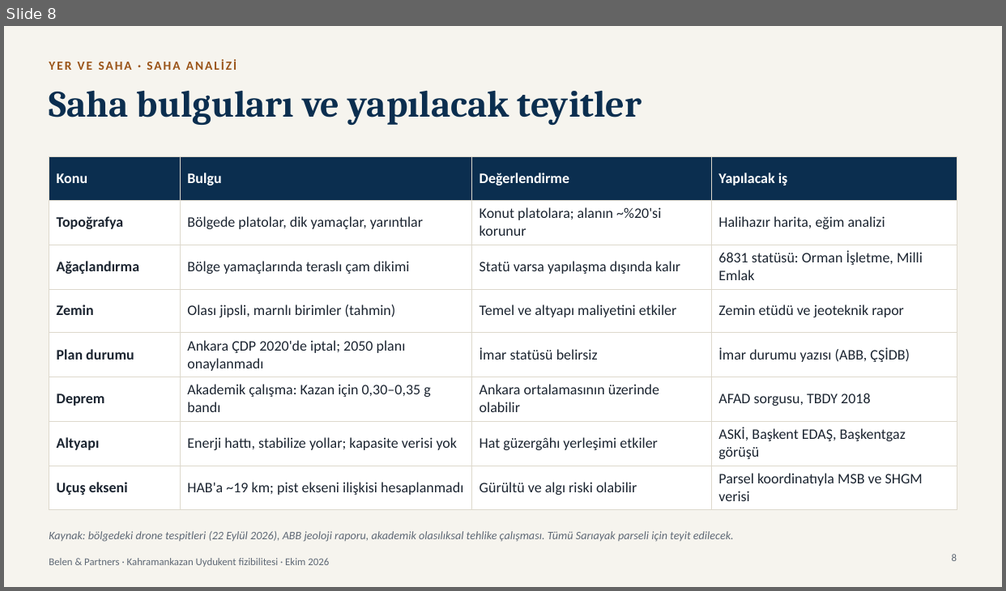
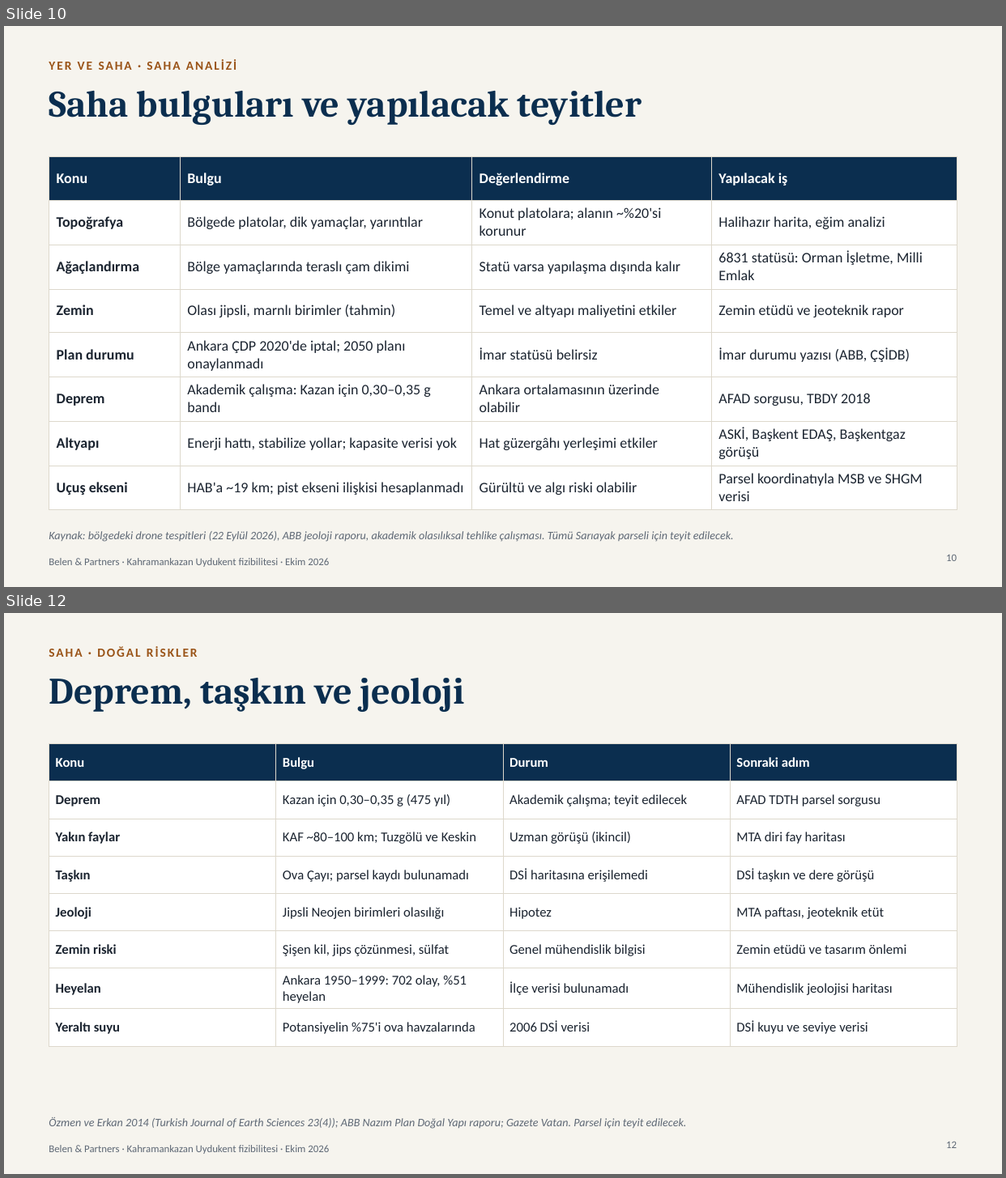
Before and after one commit to modularbelen-del/sunum, a slide deck: reports/Kahramankazan Uydukent sunumu.pptx. Shown one above the other, each under a label of ours: slide 8 before the commit, slides 10 and 12 after it; the slides between them are not shown. The pictures are 1006x591 and 1006x1178 pixels, drawn with LibreOffice and Linux fonts; fonts in the diff are those of the drawing. Boxes give left, top, right and bottom in pixels: in the first picture for what was removed or moved away, otherwise in the second. Text is boxed around its words. In the diff, an @@ line names an element or a change of style, - is before the commit and + after.

```diff
--- a/reports/Kahramankazan Uydukent sunumu.pptx
+++ b/reports/Kahramankazan Uydukent sunumu.pptx
@@ slide 12 added at bbox=[4, 613, 1002, 1174], background #F6F4EE; not listed: 1 template element that a slide beside it also shows @@
@@ text added at bbox=[49, 646, 198, 657], 12 pt, text #9A5418, bold @@
+SAHA · DOĞAL RİSKLER
@@ title added at bbox=[49, 678, 465, 712], 36 pt, text #0B2E4F, bold @@
+Deprem, taşkın ve jeoloji
@@ table added at bbox=[49, 744, 957, 1037], 8 rows, 4 columns @@
+Konu | Bulgu | Durum | Sonraki adım
+Deprem | Kazan için 0,30–0,35 g (475 yıl) | Akademik çalışma; teyit edilecek | AFAD TDTH parsel sorgusu
+Yakın faylar | KAF ~80–100 km; Tuzgölü ve Keskin | Uzman görüşü (ikincil) | MTA diri fay haritası
+Taşkın | Ova Çayı; parsel kaydı bulunamadı | DSİ haritasına erişilemedi | DSİ taşkın ve dere görüşü
+Jeoloji | Jipsli Neojen birimleri olasılığı | Hipotez | MTA paftası, jeoteknik etüt
+Zemin riski | Şişen kil, jips çözünmesi, sülfat | Genel mühendislik bilgisi | Zemin etüdü ve tasarım önlemi
+Heyelan | Ankara 1950–1999: 702 olay, %51 heyelan | İlçe verisi bulunamadı | Mühendislik jeolojisi haritası
+Yeraltı suyu | Potansiyelin %75'i ova havzalarında | 2006 DSİ verisi | DSİ kuyu ve seviye verisi
@@ text added at bbox=[49, 1118, 687, 1129], 11 pt, text #5E6875, italic @@
+Özmen ve Erkan 2014 (Turkish Journal of Earth Sciences 23(4)); ABB Nazım Plan Doğal Yapı raporu; Gazete Vatan. Parsel için teyit edilecek.
@@ page number added at bbox=[946, 1142, 957, 1148], 10 pt, text #5E6875 @@
+12
@@ what was slide 8 is now slide 10 @@
@@ page number at bbox=[946, 555, 957, 561]: text changed @@
-8
+10
```
Also in this commit, not shown: 5 slides changed, 34 other slides added, 2 other files.
